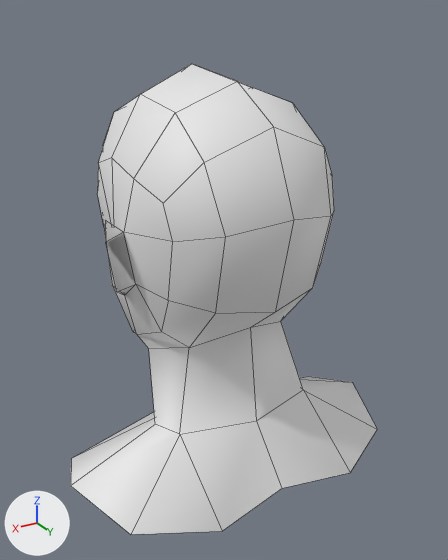
The FBX model BarberShopData/Head.fbx, before and after one commit.
Rendered twice from a camera (50 mm lens) standing at (0.567, 1.013, 0.779) and looking at (-0.027, 0.025, 0.284). The lights are fixed; the arrows at lower left show +X, +Y and +Z. The first picture is the older version. Mesh edges are drawn as thin lines. Objects named as collision shapes, trigger or cutter boxes, shadow casters or lower levels of detail are left out.

Objects in the first picture: 'Head'.
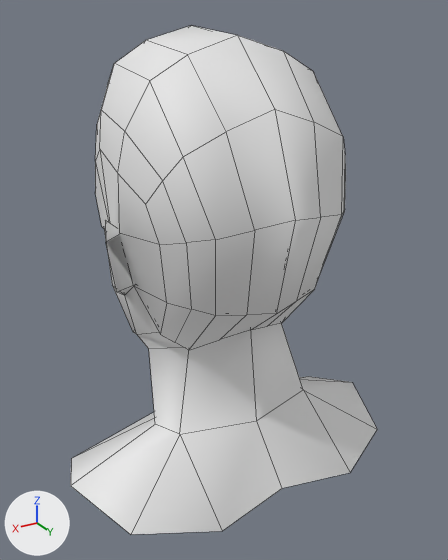
Commit message: added hair cutter

The newer file adds a shape key; the second version is drawn at full value of the shape key 'Key 1' of 'Hair', and the change is written as the vertex moves it makes.

The change, as a diff of the scene's bpy script:
```diff
--- a/BarberShopData/Head.fbx.py
+++ b/BarberShopData/Head.fbx.py
@@ me_mesh_003 @@
+me_mesh_003.from_pydata(...)  # 80 vertices, 68 faces; spans x -0.213..0.213, y -0.279..0.283, z 0.207..0.759
+me_mesh_003.materials.append(mat_skin)  # white #e7e7e7
@@ ob_hair @@
+ob_hair = bpy.data.objects.new('Hair', me_mesh_003)
+ob_hair.location = (0.0, 0.0, 0.0)
```

Location of each change, (x1, y1, x2, y2) in pixels of the pictures (448 x 560 px):
'Hair', added
    after: (95, 26, 346, 350)
